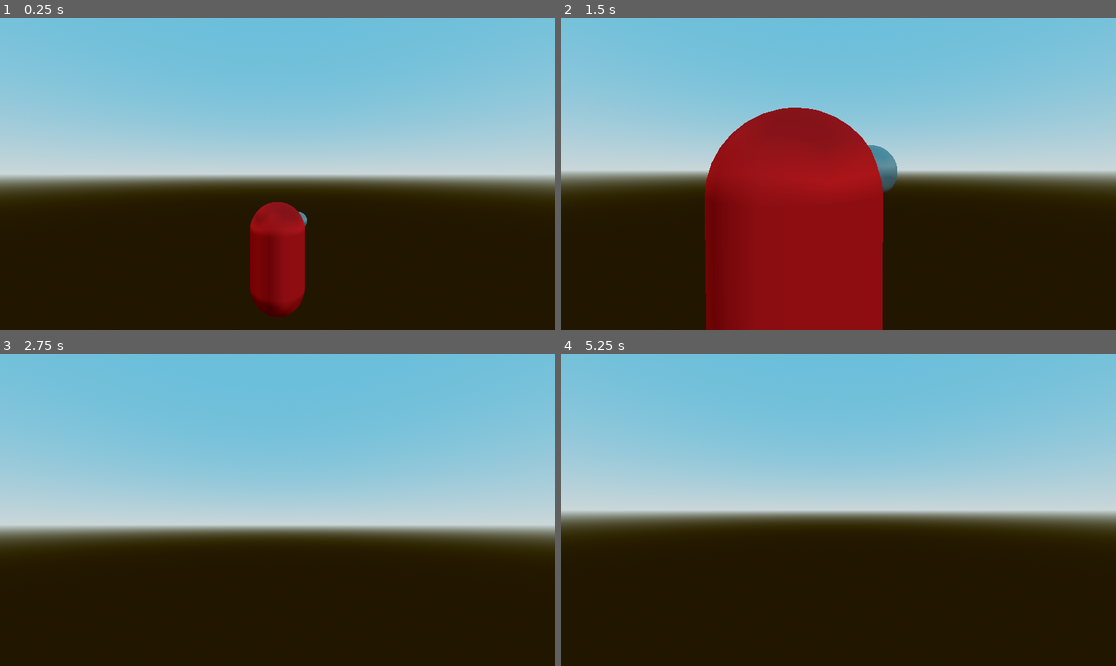
Above: before the commit, frames 1-4 (two rows, left to right).
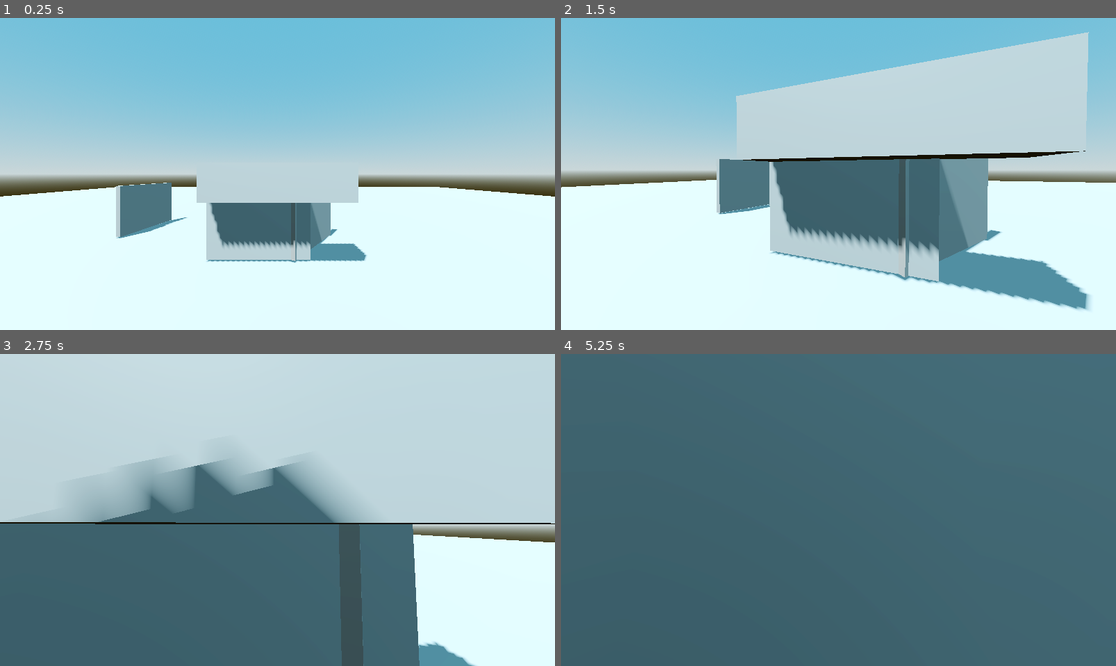
Above: after the commit, the same moments.

Repository: leepsym/AS91893
Game: Godot game, scene res://Scenes/Management/game_controller.tscn
Two runs of this game, one before a commit and one after it. Both use one fixed random seed, a clock stepped at 60 frames per second and the inputs below.
Inputs (mouse positions are in pixels of both pictures, inside the frame that each line leads up to):
- Up to frame 1 (0.25 s): no input
- Up to frame 2 (1.5 s): move the mouse to (866, 174) at 0.52 s; hold Ctrl (moveCrouch) 0.53-1.28 s; hold W (moveForward) from 0.53 s (still down); move the mouse to (810, 174) at 1.27 s; tap Ctrl (moveCrouch) at 1.35 s
- Up to frame 3 (2.75 s): keep holding W (moveForward); move the mouse to (288, 503) at 2.02 s; hold Shift (moveSprint) from 2.03 s (still down); tap Ctrl (moveCrouch) at 2.3 s
- Up to frame 4 (5.25 s): keep holding W (moveForward); move the mouse to (832, 516) at 2.77 s; release Shift (moveSprint) at 2.78 s; tap Ctrl (moveCrouch) at 2.85, 4.55 s; move the mouse to (877, 513) at 3.52 s; hold Ctrl (moveCrouch) 3.53-4.28 s; move the mouse to (794, 506) at 4.27 s; tap Shift (moveSprint) at 4.35 s; move the mouse to (844, 510) at 5.02 s; hold Ctrl (moveCrouch) from 5.03 s (still down)

The runs differ from the first frame. In frame 1, 46% of the frame differs, in the area x 0-100%, y 50-100%; in frame 2, 68%; in frame 3, 92%; in frame 4, 100%, in the area x 0-100%, y 0-100%.

Commit message:
v0.0.4
Finished roaming, working on audio cues for enemies

Diff:
--- a/AS91893/Scenes/Management/game_controller.tscn
+++ b/AS91893/Scenes/Management/game_controller.tscn
@@ -13,11 +13,11 @@
 [node name="BaseEnvironment" parent="World3D" instance=ExtResource("2_8fbi6")]
 
 [node name="Player" parent="World3D" instance=ExtResource("4_syp0s")]
-transform = Transform3D(1, 0, 0, 0, 1, 0, 0, 0, 1, 0, 1, 0)
+transform = Transform3D(1, 0, 0, 0, 1, 0, 0, 0, 1, 0, 1, -8.88052)
 
-[node name="EnemyPrototype" parent="World3D" node_paths=PackedStringArray("base_envorionment") instance=ExtResource("4_8fbi6")]
+[node name="EnemyPrototype" parent="World3D" node_paths=PackedStringArray("base_environment") instance=ExtResource("4_8fbi6")]
 transform = Transform3D(-0.358694, 0, 0.933455, 0, 1, 0, -0.933455, 0, -0.358694, 0, 1, 3.719)
-base_envorionment = NodePath("../BaseEnvironment")
+base_environment = NodePath("../BaseEnvironment")
 
 [node name="World2D" type="Node2D" parent="."]
 
--- a/AS91893/Scenes/World3D/Entities/enemy_prototype.tscn
+++ b/AS91893/Scenes/World3D/Entities/enemy_prototype.tscn
@@ -18,6 +18,8 @@
 [sub_resource type="CylinderShape3D" id="CylinderShape3D_057dn"]
 
 [node name="EnemyPrototype" type="CharacterBody3D"]
+collision_layer = 4
+collision_mask = 3
 script = ExtResource("1_yav6m")
 
 [node name="BodyPlaceholder" type="MeshInstance3D" parent="."]
--- a/AS91893/Scenes/World3D/Enviornment/base_environment.tscn
+++ b/AS91893/Scenes/World3D/Enviornment/base_environment.tscn
@@ -37,7 +37,6 @@
 
 [node name="DirectionalLight3D" type="DirectionalLight3D" parent="."]
 transform = Transform3D(-0.866023, -0.433016, 0.250001, 0, 0.499998, 0.866027, -0.500003, 0.749999, -0.43301, 0, 0, 0)
-visible = false
 shadow_enabled = true
 
 [node name="WorldEnvironment" type="WorldEnvironment" parent="."]
@@ -47,7 +46,6 @@
 navigation_mesh = SubResource("NavigationMesh_gak8b")
 
 [node name="Environemnt" type="Node3D" parent="NavigationRegion3D"]
-visible = false
 
 [node name="MeshInstance3D" type="MeshInstance3D" parent="NavigationRegion3D/Environemnt"]
 transform = Transform3D(30.97, 0, 0, 0, 30.97, 0, 0, 0, 30.97, 0.0221691, 4.76837e-07, 0.00435066)
@@ -112,8 +110,99 @@
 [node name="EnemyTraverseNodes" type="Node3D" parent="NavigationRegion3D"]
 
 [node name="Area3D" type="Area3D" parent="NavigationRegion3D/EnemyTraverseNodes"]
-collision_layer = 32
-collision_mask = 0
+transform = Transform3D(1, 0, 0, 0, 1, 0, 0, 0, 1, -18.1841, 0, 0)
+collision_layer = 32
+collision_mask = 4
 
 [node name="CollisionShape3D" type="CollisionShape3D" parent="NavigationRegion3D/EnemyTraverseNodes/Area3D"]
-shape = SubResource("CylinderShape3D_an303")
+transform = Transform3D(2, 0, 0, 0, 0.3, 0, 0, 0, 2, 0, 1, 0)
+shape = SubResource("CylinderShape3D_an303")
+
+[node name="Area3D2" type="Area3D" parent="NavigationRegion3D/EnemyTraverseNodes"]
+transform = Transform3D(1, 0, 0, 0, 1, 0, 0, 0, 1, 0, 0, -13.6104)
+collision_layer = 32
+collision_mask = 4
+
+[node name="CollisionShape3D" type="CollisionShape3D" parent="NavigationRegion3D/EnemyTraverseNodes/Area3D2"]
+transform = Transform3D(2, 0, 0, 0, 0.3, 0, 0, 0, 2, 0, 1, 0)
+shape = SubResource("CylinderShape3D_an303")
+
+[node name="Area3D3" type="Area3D" parent="NavigationRegion3D/EnemyTraverseNodes"]
+transform = Transform3D(1, 0, 0, 0, 1, 0, 0, 0, 1, -8.00386, 0, 14.1506)
+collision_layer = 32
+collision_mask = 4
+
+[node name="CollisionShape3D" type="CollisionShape3D" parent="NavigationRegion3D/EnemyTraverseNodes/Area3D3"]
+transform = Transform3D(2, 0, 0, 0, 0.3, 0, 0, 0, 2, 0, 1, 0)
+shape = SubResource("CylinderShape3D_an303")
+
+[node name="Area3D4" type="Area3D" parent="NavigationRegion3D/EnemyTraverseNodes"]
+transform = Transform3D(1, 0, 0, 0, 1, 0, 0, 0, 1, 9.0227, 0, 22.7519)
+collision_layer = 32
+collision_mask = 4
+
+[node name="CollisionShape3D" type="CollisionShape3D" parent="NavigationRegion3D/EnemyTraverseNodes/Area3D4"]
+transform = Transform3D(2, 0, 0, 0, 0.3, 0, 0, 0, 2, 0, 1, 0)
+shape = SubResource("CylinderShape3D_an303")
+
+[node name="Area3D5" type="Area3D" parent="NavigationRegion3D/EnemyTraverseNodes"]
+transform = Transform3D(1, 0, 0, 0, 1, 0, 0, 0, 1, 16.5127, 0, 0)
+collision_layer = 32
+collision_mask = 4
+
+[node name="CollisionShape3D" type="CollisionShape3D" parent="NavigationRegion3D/EnemyTraverseNodes/Area3D5"]
+transform = Transform3D(2, 0, 0, 0, 0.3, 0, 0, 0, 2, 0, 1, 0)
+shape = SubResource("CylinderShape3D_an303")
+
+[node name="Area3D6" type="Area3D" parent="NavigationRegion3D/EnemyTraverseNodes"]
+transform = Transform3D(1, 0, 0, 0, 1, 0, 0, 0, 1, 9.18207, 0, -20.862)
+collision_layer = 32
+collision_mask = 4
+
+[node name="CollisionShape3D" type="CollisionShape3D" parent="NavigationRegion3D/EnemyTraverseNodes/Area3D6"]
+transform = Transform3D(2, 0, 0, 0, 0.3, 0, 0, 0, 2, 0, 1, 0)
+shape = SubResource("CylinderShape3D_an303")
+
+[node name="Area3D7" type="Area3D" parent="NavigationRegion3D/EnemyTraverseNodes"]
+transform = Transform3D(1, 0, 0, 0, 1, 0, 0, 0, 1, 23.7435, 0, -10.7176)
+collision_layer = 32
+collision_mask = 4
+
+[node name="CollisionShape3D" type="CollisionShape3D" parent="NavigationRegion3D/EnemyTraverseNodes/Area3D7"]
+transform = Transform3D(2, 0, 0, 0, 0.3, 0, 0, 0, 2, 0, 1, 0)
+shape = SubResource("CylinderShape3D_an303")
+
+[node name="Area3D8" type="Area3D" parent="NavigationRegion3D/EnemyTraverseNodes"]
+transform = Transform3D(1, 0, 0, 0, 1, 0, 0, 0, 1, -9.51777, 0, -24.6803)
+collision_layer = 32
+collision_mask = 4
+
+[node name="CollisionShape3D" type="CollisionShape3D" parent="NavigationRegion3D/EnemyTraverseNodes/Area3D8"]
+transform = Transform3D(2, 0, 0, 0, 0.3, 0, 0, 0, 2, 0, 1, 0)
+shape = SubResource("CylinderShape3D_an303")
+
+[node name="Area3D9" type="Area3D" parent="NavigationRegion3D/EnemyTraverseNodes"]
+transform = Transform3D(1, 0, 0, 0, 1, 0, 0, 0, 1, -25.8265, 0, -14.6466)
+collision_layer = 32
+collision_mask = 4
+
+[node name="CollisionShape3D" type="CollisionShape3D" parent="NavigationRegion3D/EnemyTraverseNodes/Area3D9"]
+transform = Transform3D(2, 0, 0, 0, 0.3, 0, 0, 0, 2, 0, 1, 0)
+shape = SubResource("CylinderShape3D_an303")
+
+[node name="Area3D10" type="Area3D" parent="NavigationRegion3D/EnemyTraverseNodes"]
+transform = Transform3D(1, 0, 0, 0, 1, 0, 0, 0, 1, 4.18742, 0, -2.53151)
+collision_layer = 32
+collision_mask = 4
+
+[node name="CollisionShape3D" type="CollisionShape3D" parent="NavigationRegion3D/EnemyTraverseNodes/Area3D10"]
+transform = Transform3D(2, 0, 0, 0, 0.3, 0, 0, 0, 2, 0, 1, 0)
+shape = SubResource("CylinderShape3D_an303")
+
+[node name="PlayerLastSeenRadius" type="Area3D" parent="NavigationRegion3D"]
+collision_layer = 32
+collision_mask = 4
+
+[node name="CollisionShape3D" type="CollisionShape3D" parent="NavigationRegion3D/PlayerLastSeenRadius"]
+transform = Transform3D(2, 0, 0, 0, 0.3, 0, 0, 0, 2, 0, 1, 0)
+shape = SubResource("CylinderShape3D_an303")
--- a/AS91893/Scripts/3D/Entities/enemy_prototype.gd
+++ b/AS91893/Scripts/3D/Entities/enemy_prototype.gd
@@ -1,9 +1,15 @@
 extends CharacterBody3D
+
+
+@export var base_environment : Node3D
 
 @onready var nav_agent = $NavigationAgent
 @onready var vision_raycast = $VisionArea/VisionRaycast
-@export var base_envorionment : Node3D
-@onready var traverse_nodes = base_envorionment.get_node("NavigationRegion3D/EnemyTraverseNodes")
+@onready var navigation_region = base_environment.get_node("NavigationRegion3D")
+@onready var traverse_nodes = navigation_region.get_node("EnemyTraverseNodes")
+@onready var player_node = navigation_region.get_node("PlayerLastSeenRadius")
+
+@onready var current_node = traverse_nodes.get_child(0)
 
 
 var rnd = RandomNumberGenerator.new()
@@ -13,10 +19,11 @@
 const SPEED = 1.5
 const ACCELERATION = 10
 
-var player_last_seen
+var player_last_seen : Vector3
 
-func _on_ready():
-	nav_agent.target_position = traverse_nodes.get_child(rnd.randi_range(0, 9))
+func _ready():
+	current_node = traverse_nodes.get_child(rnd.randi_range(0, 9))
+	nav_agent.target_position = current_node.global_transform.origin
 
 func _physics_process(delta):
 	# Chasing player if seen
@@ -35,6 +42,7 @@
 						vision_raycast.look_at(player_position)
 						nav_agent.target_position = player_last_seen
 				else:
+
 					nav_agent.target_position = player_last_seen
 					look_at(global_transform.origin + velocity)
 			else:
@@ -58,6 +66,15 @@
 
 func traverse():
 	look_at(global_transform.origin + velocity)
-	print(velocity)
-	if (global_transform.origin >= nav_agent.get_next_path_position()):
-		nav_agent.target_position = traverse_nodes.get_child(rnd.randi_range(0, 9)).global_transform.origin
+
+	if (player_last_seen == nav_agent.target_position):
+		if (player_node.global_transform.origin != player_last_seen):
+			player_node.global_transform.origin = player_last_seen
+			current_node = player_node
+
+	var overlaps = current_node.get_overlapping_bodies()
+	for overlap in overlaps:
+		print(overlap)
+		if overlap == self:
+			current_node = traverse_nodes.get_child(rnd.randi_range(0, 9))
+			nav_agent.target_position = current_node.global_transform.origin
--- a/AS91893/Scripts/3D/Entities/player.gd
+++ b/AS91893/Scripts/3D/Entities/player.gd
@@ -16,6 +16,8 @@
 var lerp_speed = 10.0
 var direction = Vector3.ZERO
 
+var emmitting_noise = false
+
 # User controlled variables
 var mouse_sens = 0.375
 
@@ -33,6 +35,7 @@
 		head.position.y = lerp(head.position.y, 0.8 + crouching_depth, delta * lerp_speed)
 		standingHitbox.disabled = true
 		crouchingHitbox.disabled = false
+		emmitting_noise = false
 	elif !headBumpChecker.is_colliding():
 		crouchingHitbox.disabled = true
 		standingHitbox.disabled = false
@@ -41,6 +44,7 @@
 			current_speed = sprinting_speed
 		else:
 			current_speed = walking_speed
+		emmitting_noise = true
 
 	# Add the gravity.
 	if not is_on_floor():
